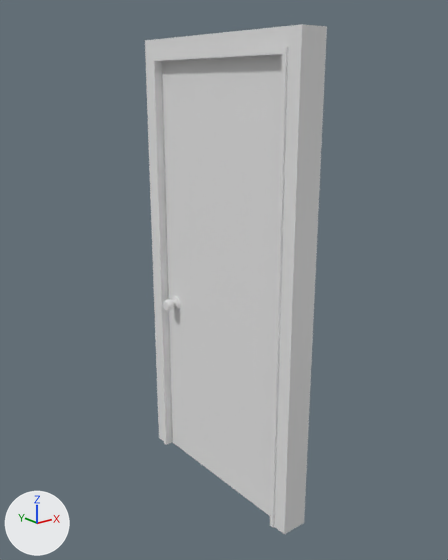
Before and after pictures for a commit that changed the FBX model Content/Blueprints/Apartment/Door/SM_Door.fbx.
Rendered twice from a 50 mm camera at (-1.92, -2.36, 2.09) aimed at (0.06, 0.11, 1.1). Lighting does not change. The marker at lower left points along +X, +Y and +Z.

Before the edit, the objects in view are built like this:
```python
me_mesh = bpy.data.meshes.new('Mesh')
me_mesh.from_pydata(...)  # 366 vertices, 350 faces; spans x -0.14..0.07, y -0.56..0.56, z -0.01..2.31
me_mesh.materials.append(mat_door)  # white #e7e7e7
ob_sm_door = bpy.data.objects.new('SM_Door', me_mesh)
ob_sm_door.location = (0.0, 0.0, 0.0)
```
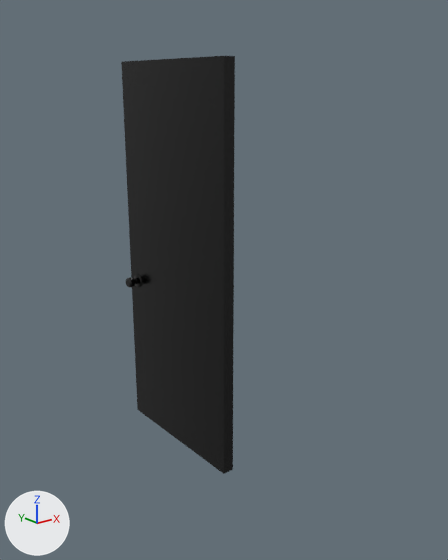
Location of each change, (x1, y1, x2, y2) in pixels of the pictures (448 x 560 px; the box of a moved part takes in the faces that stretch with it):
'SM_Door', reshaped, turned, rescaled: before (145, 24, 327, 534); after (121, 56, 235, 474)
part 1 of me_mesh, moved or reshaped: before (162, 55, 282, 516); after (121, 56, 235, 474)
part 2 of me_mesh, moved or reshaped: before (163, 296, 181, 311); after (126, 274, 142, 287)
part 3 of me_mesh, deleted: before (145, 24, 327, 534)

Patch to the scene script:
```diff
--- a/Content/Blueprints/Apartment/Door/SM_Door.fbx.py
+++ b/Content/Blueprints/Apartment/Door/SM_Door.fbx.py
@@ mat_aistandardsurface1 @@
+mat_aistandardsurface1 = principled_material('aiStandardSurface1')
+mat_aistandardsurface1.base_color = (0.0, 0.0, 0.0)  # black #000000
+mat_aistandardsurface1.roughness = 0.2
@@ me_mesh @@
 # used by ob_sm_door; location = (0.0, 0.0, 0.0)
-me_mesh.from_pydata(...)  # 366 vertices, 350 faces; spans x -0.14..0.07, y -0.56..0.56, z -0.01..2.31
-me_mesh.materials.append(mat_door)  # white #e7e7e7
+me_mesh.from_pydata(...)  # 330 vertices, 326 faces; spans x -10.74..10.74, y 0.0..222.2, z -93.4..0.0
+# me_mesh part 1: the loose piece of 8 vertices spanning x -0.07..0.0, y -0.47..0.47, z -0.01..2.21 is turned -90 degrees about the x axis through its middle and scaled by 100, then moved by (0.03, 111.1, -47.8), in mat_aistandardsurface1 (black #000000)
+# me_mesh part 2: the loose piece of 161 vertices spanning x -0.14..-0.07, y 0.34..0.43, z 0.88..0.97 is turned -90 degrees about the x axis through its middle and scaled by 100, then moved by (-6.91, 93.07, -86.13), in mat_aistandardsurface1 (black #000000)
+# me_mesh part 3: the loose piece of 36 vertices spanning x -0.11..0.05, y -0.56..0.56, z -0.01..2.31 is deleted
+# me_mesh part 4: the surface is now shaded flat
+me_mesh.materials.append(mat_aistandardsurface1)  # black #000000
@@ ob_sm_door @@
 ob_sm_door.location = (0.0, 0.0, 0.0)
+ob_sm_door.rotation_euler = (1.571, 0.0, 0.0)  # degrees (90, 0, 0)
+ob_sm_door.scale = (0.01, 0.01, 0.01)
```
